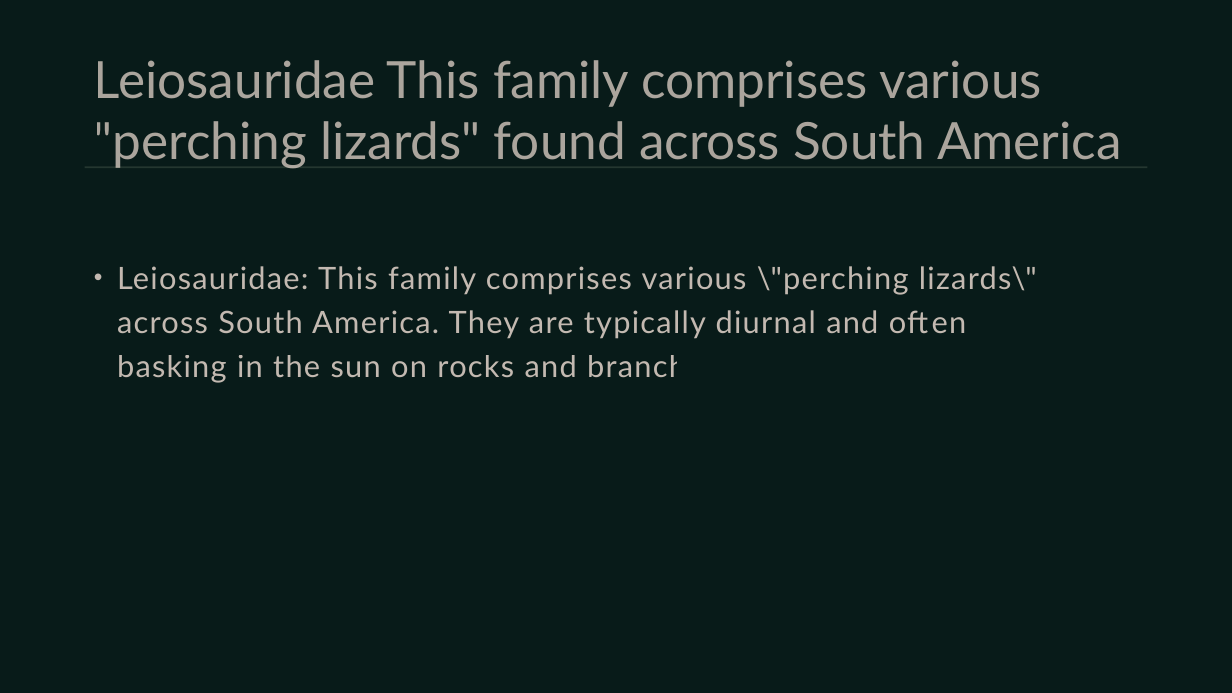
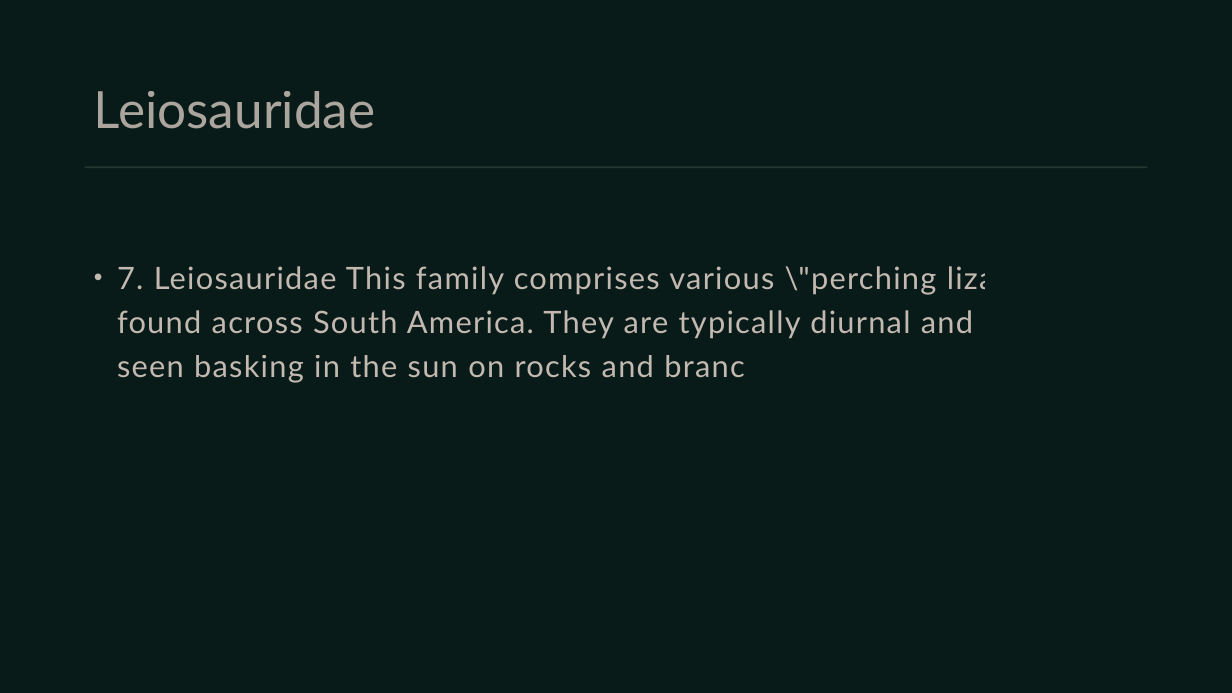
Before and after one commit to umarrasool15/Research2SlidesWebApp, a slide deck: slide 10 of pdfextraction/content/output/A Survey of South American Lizards Biodiversity and Ecological.pptx (slide 8 before the commit). Drawn at 1232x693 pixels with LibreOffice and Linux fonts; fonts in the diff are those of the drawing. Boxes give left, top, right and bottom in pixels: in the first picture for what was removed or moved away, otherwise in the second. Text is boxed around its words. In the diff, an @@ line names an element or a change of style, - is before the commit and + after.

```diff
--- a/pdfextraction/content/output/A Survey of South American Lizards Biodiversity and Ecological.pptx
+++ b/pdfextraction/content/output/A Survey of South American Lizards Biodiversity and Ecological.pptx
@@ title at box(94, 91, 375, 129): text changed @@
-Leiosauridae This family comprises various "perching lizards" found across South America
+Leiosauridae
@@ text at box(117, 266, 1065, 383): text changed @@
-• Leiosauridae: This family comprises various \"perching lizards\" found across South America. They are typically diurnal and often seen basking in the sun on rocks and branches.
+• 7. Leiosauridae This family comprises various \"perching lizards\" found across South America. They are typically diurnal and often seen basking in the sun on rocks and branches.
```
Also in this commit, not shown: 10 other slides changed, 8 slides added, 2 slides removed, 48 other files.
